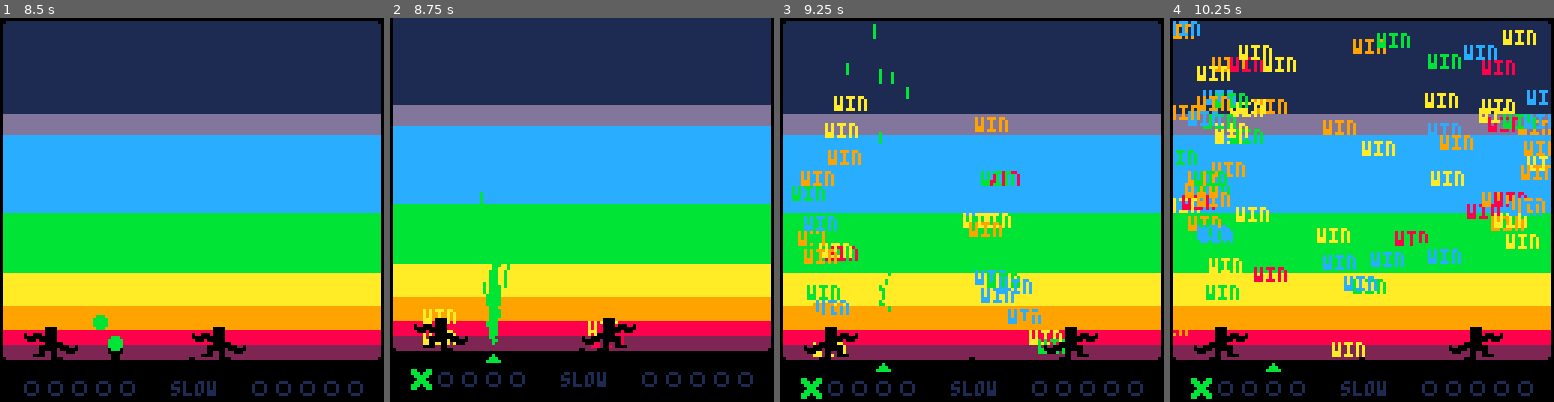
Above: before the commit, frames 1-4 (left to right).
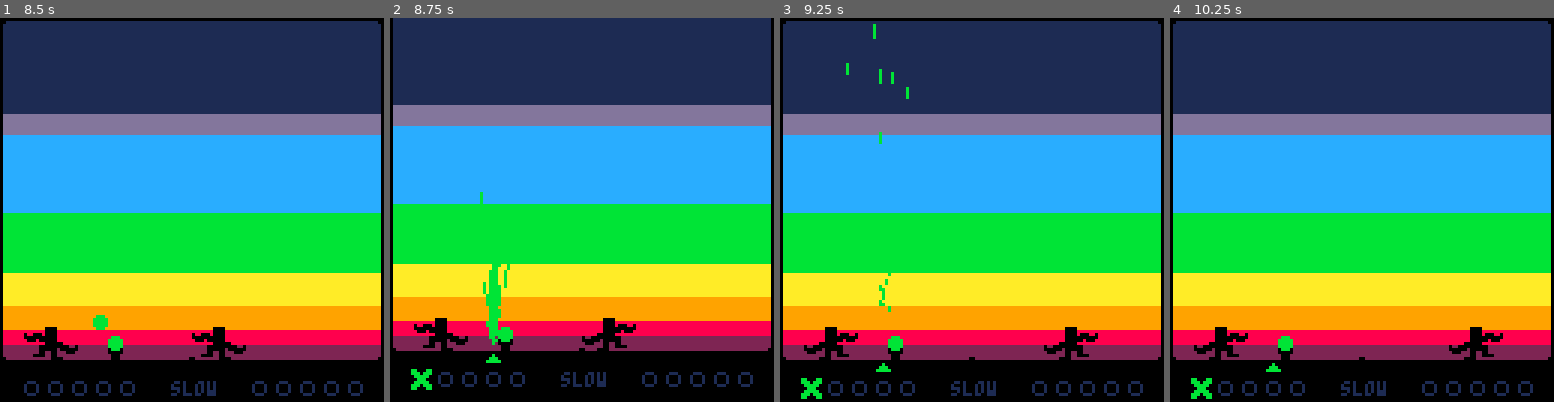
Above: after the commit, the same moments.

Repository: aylanonsense/juggle-panic
Game: PICO-8 cartridge cart-revised.p8
The game is run twice, just before and just after one commit, with the same random seed, the same clock (stepped at 60 frames per second) and the same inputs.
Inputs:
- Up to frame 1 (8.5 s): tap X (X key) at 0.33, 1.07, 1.85, 2.97, 4.08, 5.2, 6.32, 7.43 s; tap O (Z key) at 0.7, 1.7, 2.1, 2.5, 2.9, 3.3, 3.7, 4.1, 4.5, 4.9, 5.3, 5.7, 6.1, 6.5, 6.9, 7.3, 7.7, 8.1 s; hold Right 1.6-2.1 s; hold Up 2.15-2.42 s; hold Right 2.47-3.03 s; hold Left 3.08-3.58 s; hold Down 3.63-3.97 s; hold Right 4.02-4.68 s; hold Up 4.73-5.03 s; hold Left 5.08-5.68 s; hold Down 5.73-6.03 s; hold Right 6.08-6.58 s; hold Right 6.63-7.13 s; hold Up 7.18-7.45 s; hold Right 7.5-8.07 s; hold Left from 8.12 s (still down)
- Up to frame 2 (8.75 s): tap O (Z key) at 8.5 s; tap X (X key) at 8.55 s; release Left at 8.62 s; hold Down from 8.67 s (still down)
- Up to frame 3 (9.25 s): tap O (Z key) at 8.9 s; release Down at 9 s; hold Right from 9.05 s (still down)
- Up to frame 4 (10.25 s): tap O (Z key) at 9.3, 9.7, 10.1 s; tap X (X key) at 9.67 s; release Right at 9.72 s; hold Up 9.77-10.07 s; hold Left from 10.12 s (still down)

Frame 1 is identical in both runs. In frame 2, 0.6% of the frame differs, in the area x 8-61%, y 75-87%; in frame 3, 4.4%; in frame 4, 12%, in the area x 0-100%, y 0-90%.

Commit message:
Bouncy mode notification

Diff:
--- a/cart-revised.p8
+++ b/cart-revised.p8
@@ -6,6 +6,7 @@
 todo:
 	the title screen has music
 	there are plenty of wacky game modes to have fun with
+	show credits somewhere
 
 scenes:
 	title
@@ -18,6 +19,7 @@
 update priority:
 	0:	ball_sparks
 	0.5:	ball_schwing
+	0.75:	mode_notification
 	1:	juggler_icon
 	2:	ball_icon
 	3:	score_track
@@ -30,6 +32,7 @@
 	10:	camera_operator
 
 render layers:
+	-1.0:	mode_notification
 	0:	ball_sparks
 	1:	game_over_text_geysers
 	1.5:	ball_schwing
@@ -96,9 +99,12 @@
 local dark_ball_colors={2,4,4,3,1}
 local modes={
 	"normal mode",
-	"bomb mode","strong arm mode","cooperative mode","bouncy ball mode",
-	"long arms mode","infiniball mode","hot potato mode","floaty mode",
-	"blackout mode","speedball mode","random"
+	"bomb mode",
+	"cooperative mode",
+	-- "strong arm mode","cooperative mode","bouncy ball mode",
+	-- "long arms mode","infiniball mode","hot potato mode","floaty mode",
+	-- "blackout mode","speedball mode",
+	"random"
 }
 
 local buttons
@@ -113,6 +119,8 @@
 local occasional_ball_spawn_frames
 local next_occasional_ball_spawn
 local ball_speed_rating
+local rainbow_color_index
+local mode
 local entities
 local new_entities
 local jugglers
@@ -569,7 +577,7 @@
 				local ball_icon=spawn_entity("ball_icon",landing_x,ground_y,{color=self.color})
 				spawn_entity("ball_sparks",landing_x,nil,{color=self.color})
 				sfx(8,1) -- drop
-				if #juggler.score_track.marks>=1 then
+				if #juggler.score_track.marks>=5 then
 					music(2) -- game-end
 					change_scene("game-end")
 				end
@@ -1086,8 +1094,7 @@
 			if mode_index==1 then
 				light_color,dark_color=7,5
 			else
-				local color_index=1+flr(game_frame/2)%#ball_colors
-				light_color,dark_color=ball_colors[color_index],dark_ball_colors[color_index]
+				light_color,dark_color=ball_colors[rainbow_color_index],dark_ball_colors[rainbow_color_index]
 			end
 			print(mode,x+48.5-2*#mode,self.y+2.5,dark_color)
 			print(mode,x+48.5-2*#mode,self.y+1.5,light_color)
@@ -1184,6 +1191,47 @@
 		draw=function(self)
 			print(self.text,self.x+16-2*#self.text,self.y,self.color)
 		end
+	},
+	mode_notification={
+		update_priority=0.75,
+		render_layer=-1,
+		x=27,
+		y=20,
+		width=72,
+		height=28,
+		frames_to_death=220,
+		draw=function(self)
+			local f=self.frames_alive-80
+			local f2=self.frames_to_death
+			pal(1,0)
+			if f==mid(0,f,2) or f2==mid(1,f2,3)then
+				-- draw a pill version
+				draw_sprite(108,91,8,8,self.x+27,self.y+10)
+				draw_sprite(108,91,8,8,self.x+27+8,self.y+10,true)
+			elseif f==mid(3,f,5) or f2==mid(4,f2,6)then
+				-- draw a squished vertical version
+				draw_sprite(118,104,10,17,self.x+30,self.y-9)
+				sspr(118,121,10,1,self.x+30.5,self.y+8.5,10,10)
+				draw_sprite(118,104,10,17,self.x+30,self.y+18,false,true)
+			elseif f==mid(6,f,8) or f2==mid(7,f2,9)then
+				-- draw a squished horizontal version
+				draw_sprite(88,76,27,15,self.x-5,self.y+6)
+				sspr(115,76,1,15,self.x+21.5,self.y+6.5,28,15)
+				draw_sprite(88,76,27,15,self.x+49,self.y+6,true)
+			elseif f>=9 then
+				-- draw the actual sign
+				local i
+				for i=0,10 do
+					draw_sprite(116,76,9,28,self.x+60-6*i,self.y)
+				end
+				draw_sprite(125,76,3,28,self.x+69,self.y)
+				print("activated",self.x+self.width/2-18.5,self.y+16.5-1,0)
+				if f%30<22 then
+					print("!",self.x+self.width/2+17.5,self.y+16.5-1,0)
+				end
+				print(mode,self.x+self.width/2-2*#mode+0.5,self.y+10.5-2,0)
+			end
+		end
 	}
 }
 
@@ -1201,6 +1249,8 @@
 	occasional_ball_spawn_frames=0
 	next_occasional_ball_spawn=1
 	ball_speed_rating=1
+	rainbow_color_index=1
+	mode=nil
 	-- initialize entity vars
 	entities={}
 	new_entities={}
@@ -1241,6 +1291,8 @@
 			end
 		end
 	end
+	-- figure out the rainbow color
+	rainbow_color_index=1+flr(game_frame/2)%#ball_colors
 	-- in debug mode, press down to slow down the game
 	if debug_mode then
 		if button_presses[controllers[1]][3] or button_presses[controllers[2]][3] then
@@ -1437,6 +1489,16 @@
 	end
 	-- and then do stuff based on the scene
 	if scene=="title->game" then
+		if title_screen.mode_select.mode_index==1 then
+			mode=nil
+		elseif title_screen.mode_select.mode_index==#modes then
+			mode=modes[rnd_int(2,#modes-1)]
+		else
+			mode=modes[title_screen.mode_select.mode_index]
+		end
+		if mode then
+			spawn_entity("mode_notification")
+		end
 		ball_speed_rating=1
 		spawn_entity("juggler",8,ground_y-entity_classes.juggler.height,{
 			player_num=1,
Not shown, changed: 46 lines of the sprite sheet (__gfx__) section of cart-revised.p8
